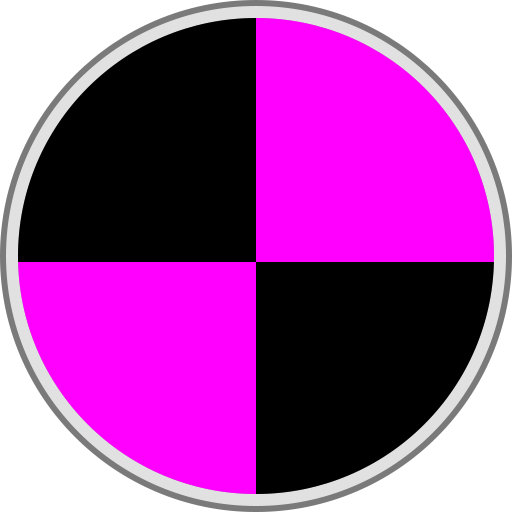
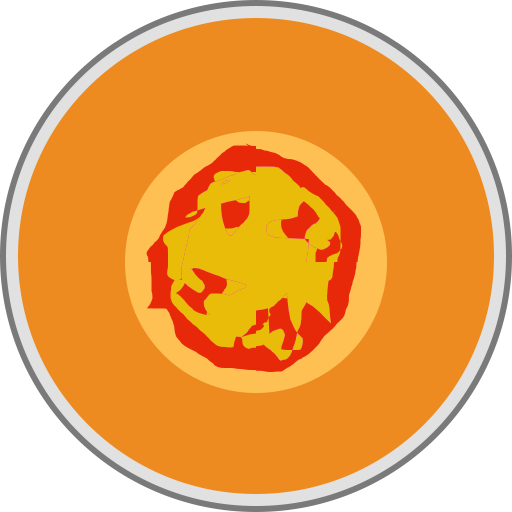
Revision of a layered 512×512 image; what changed, layer by layer:
hid group "Drinks" (1 layers) over [left=187, top=102, right=337, bottom=424]
added layer "Ellipse 2" in group "Food" over [left=125, top=131, right=387, bottom=393]
hid "Missing" over [left=18, top=18, right=494, bottom=494]
hid "Common" over [left=18, top=18, right=494, bottom=494]
showed "Legendary" over [left=18, top=18, right=494, bottom=494]
